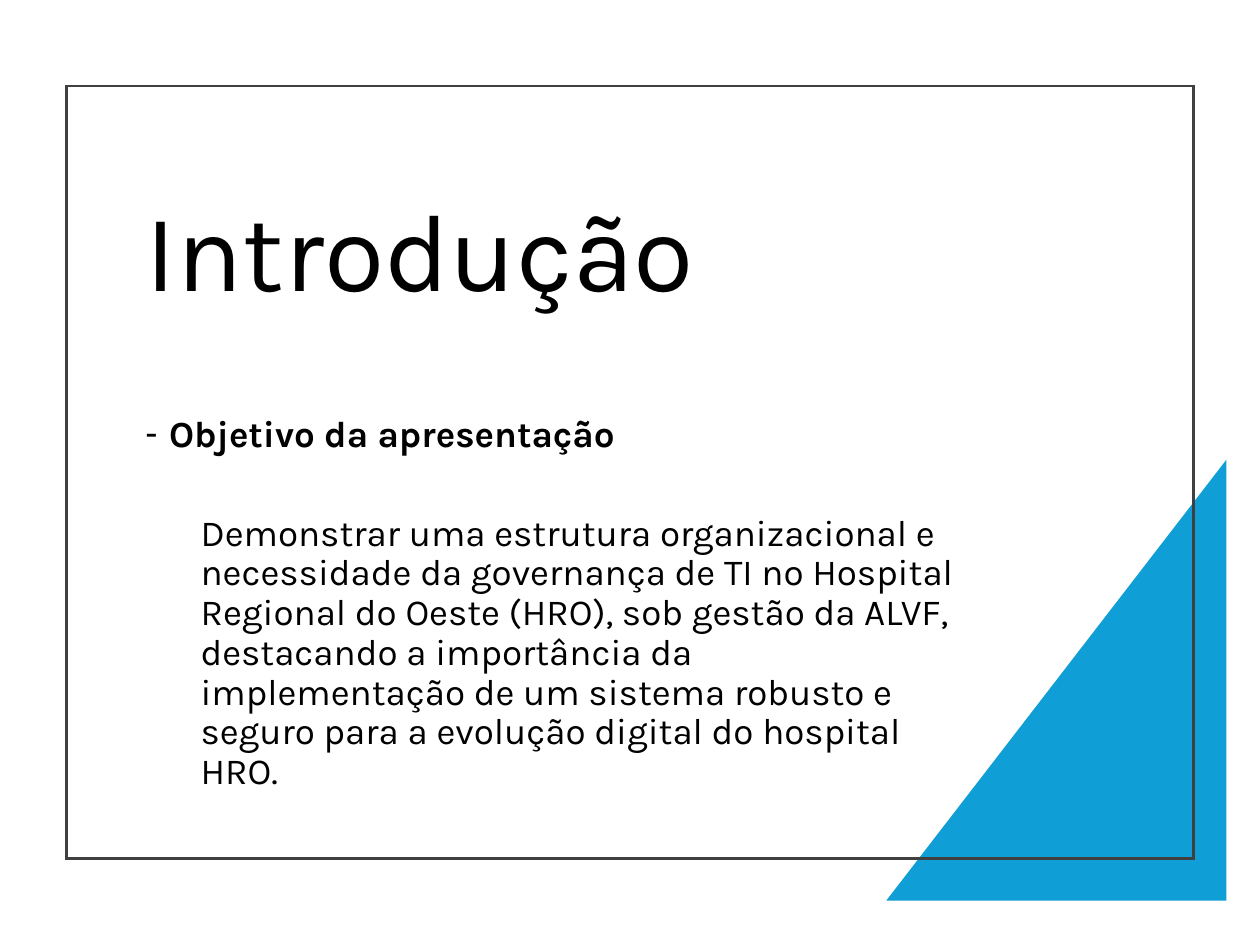
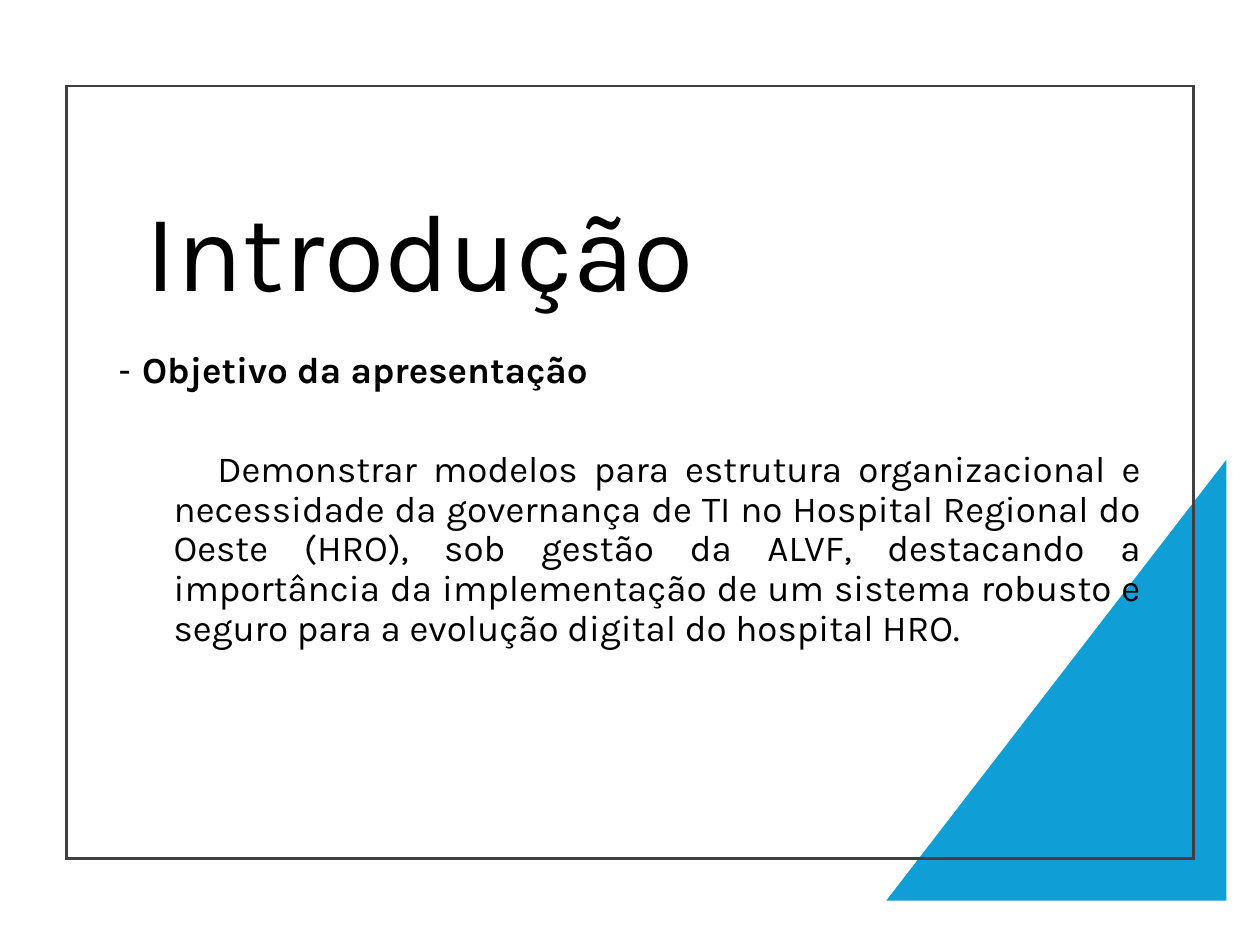
Before and after one commit to ProjetosALVF/ALVF_ProspeccaoGestao_TI, a slide deck: slide 2 of ALVF_Estrutura_de_TI_ConselhoDe Administracao_Fev_2025/Apresentação_ProspecçãodaEstrutura_SI_ALVF.pptx. Drawn at 1260x945 pixels with LibreOffice and Linux fonts; fonts in the diff are those of the drawing. Boxes give left, top, right and bottom in pixels: in the first picture for what was removed or moved away, otherwise in the second. Text is boxed around its words. In the diff, an @@ line names an element or a change of style, - is before the commit and + after.

```diff
--- a/ALVF_Estrutura_de_TI_ConselhoDe Administracao_Fev_2025/Apresentação_ProspecçãodaEstrutura_SI_ALVF.pptx
+++ b/ALVF_Estrutura_de_TI_ConselhoDe Administracao_Fev_2025/Apresentação_ProspecçãodaEstrutura_SI_ALVF.pptx
@@ text "Objetivo da apresentação": place and size @@
-text "Objetivo da apresentação" at [169,420,953,785]
+text "Objetivo da apresentação" at [142,356,1141,650]
@@ text at [174,456,1141,650]: text changed @@
-  Demonstrar uma estrutura organizacional e necessidade da governança de TI no Hospital Regional do Oeste (HRO), sob gestão da ALVF, destacando a importância da implementação de um sistema robusto e seguro para a evolução digital do hospital HRO.
+  Demonstrar modelos para estrutura organizacional e necessidade da governança de TI no Hospital Regional do Oeste (HRO), sob gestão da ALVF, destacando a importância da implementação de um sistema robusto e seguro para a evolução digital do hospital HRO.
```
Also in this commit, not shown: 4 other slides changed, 2 slides added.
